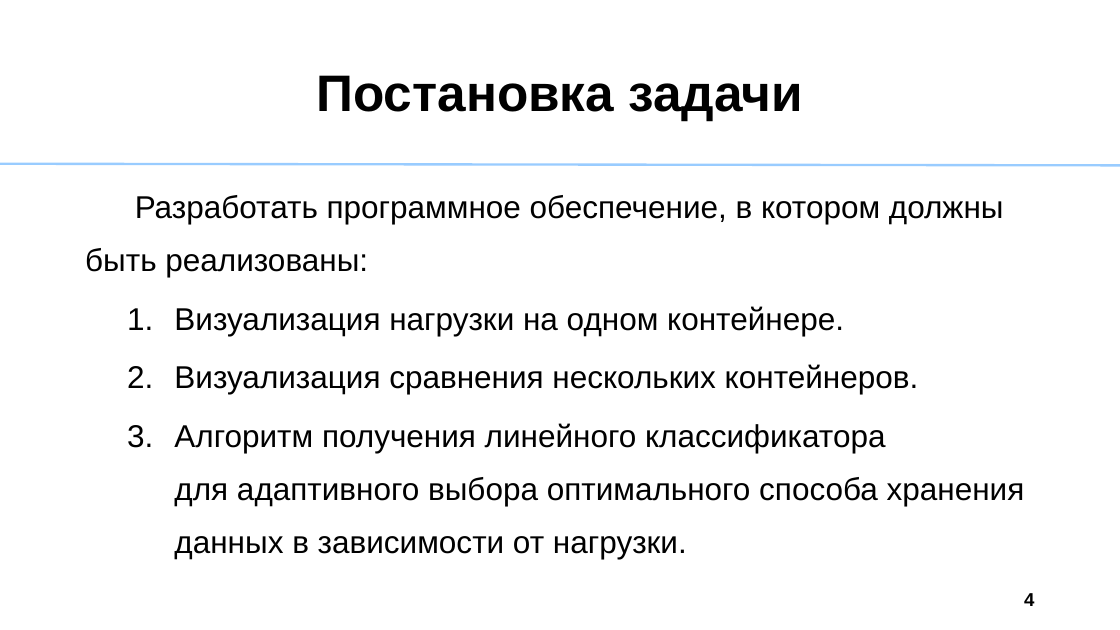
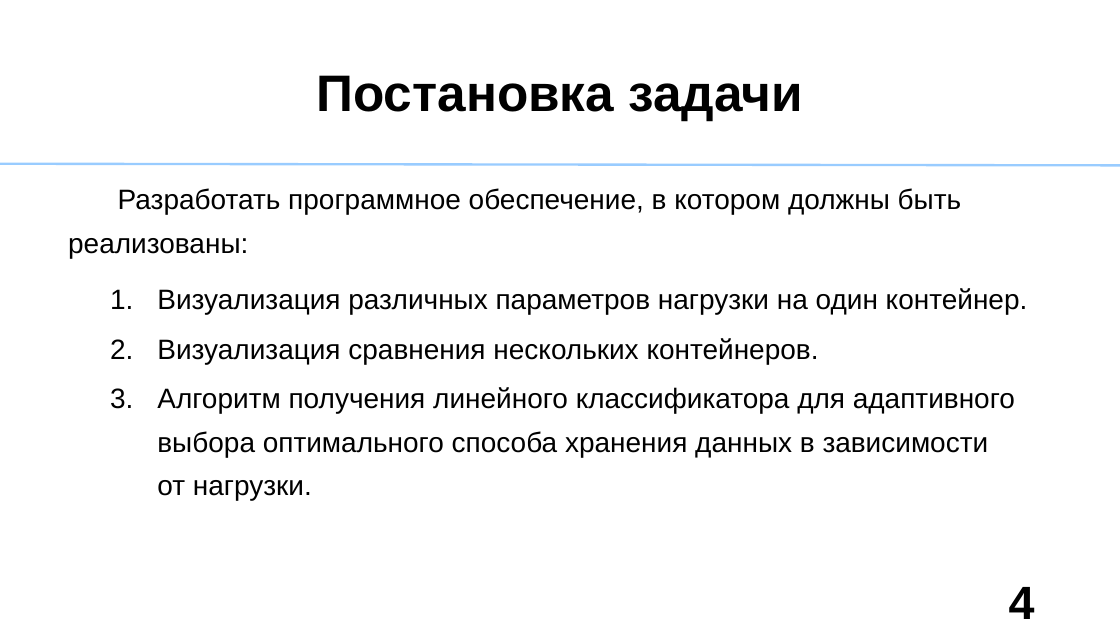
Before and after one commit to Akbars36/StorageAnalyzer, a slide deck: slide 4 of VizualizationResult/Sredstva_analiza_nagruzki_last.ppt. Drawn at 1120x630 pixels with LibreOffice and Linux fonts; fonts in the diff are those of the drawing. Boxes give left, top, right and bottom in pixels: in the first picture for what was removed or moved away, otherwise in the second. Text is boxed around its words. In the diff, an @@ line names an element or a change of style, - is before the commit and + after.

```diff
--- a/VizualizationResult/Sredstva_analiza_nagruzki_last.ppt
+++ b/VizualizationResult/Sredstva_analiza_nagruzki_last.ppt
@@ text "Разработать программное обеспечение, в котором ...": place and size @@
-text "Разработать программное обеспечение, в котором ..." at <box>85,195,1025,559</box>
+text "Разработать программное обеспечение, в котором ..." at <box>68,188,1028,501</box>
@@ text at <box>68,188,1015,501</box>: size 27 to 24 pt in "Разработать программное обеспечение, в котором должны быть ...", "Визуализация сравнения нескольких контейнеров.", "Алгоритм получения линейного классификатора для адаптивного  ..."; line spacing 1.4 to 1.3 @@
@@ text at <box>157,288,1028,314</box>: text changed; size 27 to 24 pt @@
-  1. Визуализация нагрузки на одном контейнере.
+  1. Визуализация различных параметров нагрузки на один контейнер.
@@ page number at <box>1009,587,1035,619</box>: size 16 to 40 pt; line spacing 0.8 to 1 @@
```
Also in this commit, not shown: 5 other slides changed, 1 slide added, 5 slides removed, 3 other files.
